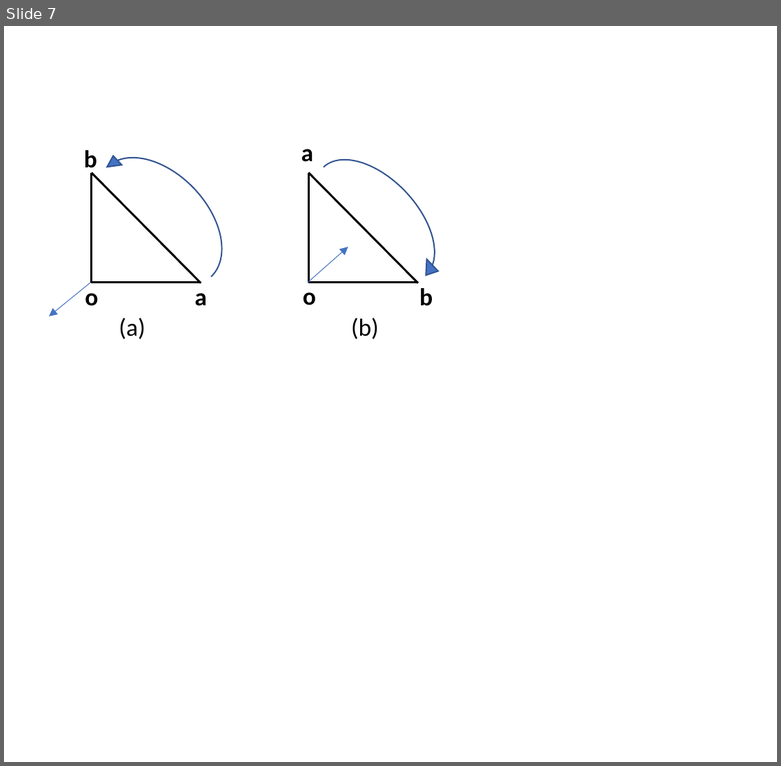
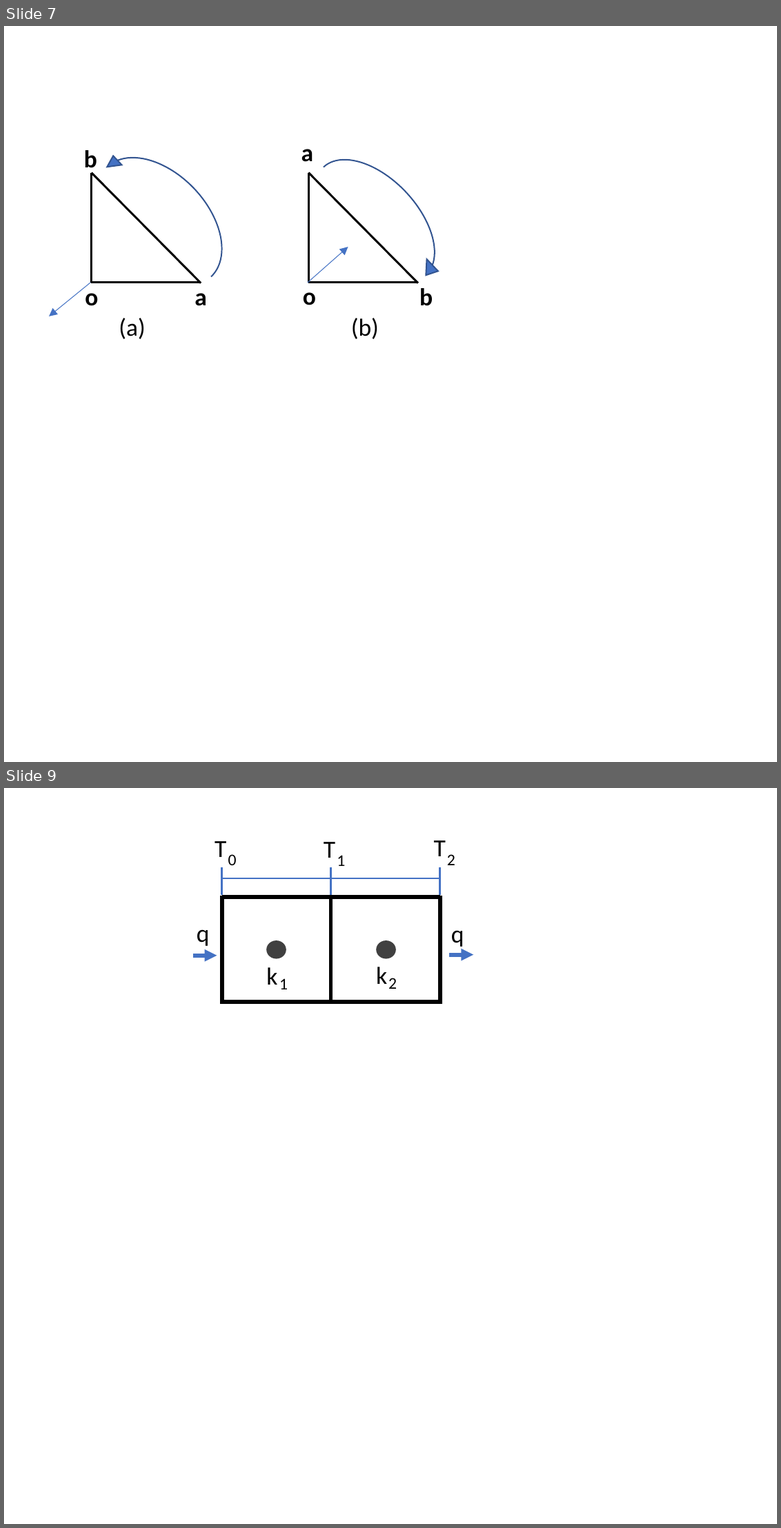
Before and after one commit to ldsc/ProjetoEngenharia-STC-3D-SimuladorDeTransferenciaDeCalor-3D, a slide deck: imagens/ppt/desenhos_TCC.pptx. Shown one above the other, each under a label of ours: slide 7 before the commit, slides 7 and 9 after it; the slides between them are not shown. The pictures are 781x766 and 781x1528 pixels, drawn with LibreOffice and Linux fonts; fonts in the diff are those of the drawing. Boxes give left, top, right and bottom in pixels: in the first picture for what was removed or moved away, otherwise in the second. Text is boxed around its words. In the diff, an @@ line names an element or a change of style, - is before the commit and + after.

```diff
--- a/imagens/ppt/desenhos_TCC.pptx
+++ b/imagens/ppt/desenhos_TCC.pptx
@@ slide 9 added at <box>4,788,777,1524</box>, background #FFFFFF @@
@@ text added at <box>214,841,226,857</box>, 18 pt, text #000000 @@
+T
@@ text added at <box>323,842,335,858</box>, 18 pt, text #000000 @@
+T
@@ text added at <box>434,840,446,856</box>, 18 pt, text #000000 @@
+T
@@ line added from (222, 867) to (222, 895), #4472C4 1.5 pt @@
@@ text added at <box>228,854,237,865</box>, 12 pt, text #000000 @@
+0
@@ line added from (331, 867) to (331, 895), #4472C4 1.5 pt @@
@@ text added at <box>337,855,345,866</box>, 12 pt, text #000000 @@
+1
@@ line added from (440, 867) to (440, 895), #4472C4 1.5 pt @@
@@ text added at <box>447,854,455,865</box>, 12 pt, text #000000 @@
+2
@@ line added from (222, 878) to (331, 878), #4472C4 1.5 pt @@
@@ line added from (331, 878) to (440, 878), #4472C4 1.5 pt @@
@@ line added from (222, 1004) to (222, 895), #000000 3 pt @@
@@ line added from (222, 897) to (440, 897), #000000 3 pt @@
@@ line added from (331, 1004) to (331, 895), #000000 3 pt @@
@@ line added from (440, 1004) to (440, 895), #000000 3 pt @@
@@ text added at <box>197,929,210,946</box>, 18 pt, text #000000 @@
+q
@@ text added at <box>451,930,464,947</box>, 18 pt, text #000000 @@
+q
@@ ellipse added at <box>267,941,286,958</box>, fill #404040, outline #404040 1 pt @@
@@ ellipse added at <box>377,941,396,958</box>, fill #404040, outline #404040 1 pt @@
@@ arrow added from (192, 956) to (217, 956), #4472C4 3 pt @@
@@ text added at <box>266,967,277,985</box>, 18 pt, text #000000 @@
+k
@@ text added at <box>376,967,387,984</box>, 18 pt, text #000000 @@
+k
@@ arrow added from (450, 955) to (473, 955), #4472C4 3 pt @@
@@ text added at <box>279,978,288,989</box>, 12 pt, text #000000 @@
+1
@@ text added at <box>388,978,397,989</box>, 12 pt, text #000000 @@
+2
@@ line added from (222, 1002) to (440, 1002), #000000 3 pt @@
```
Also in this commit, not shown: 2 other slides added, 6 other files.
